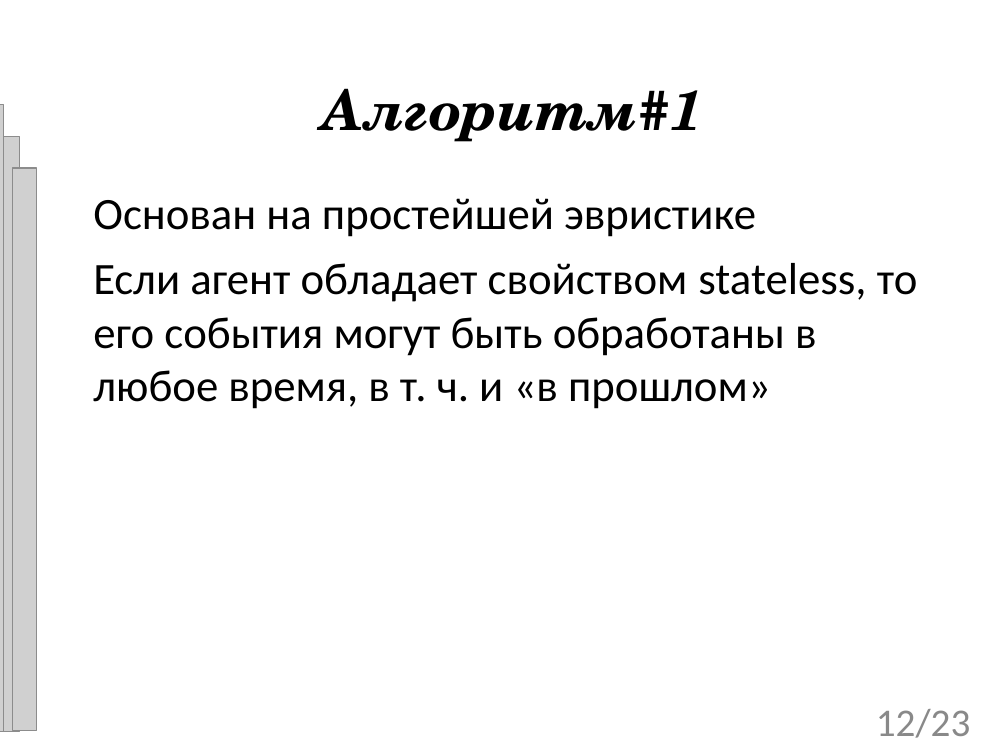
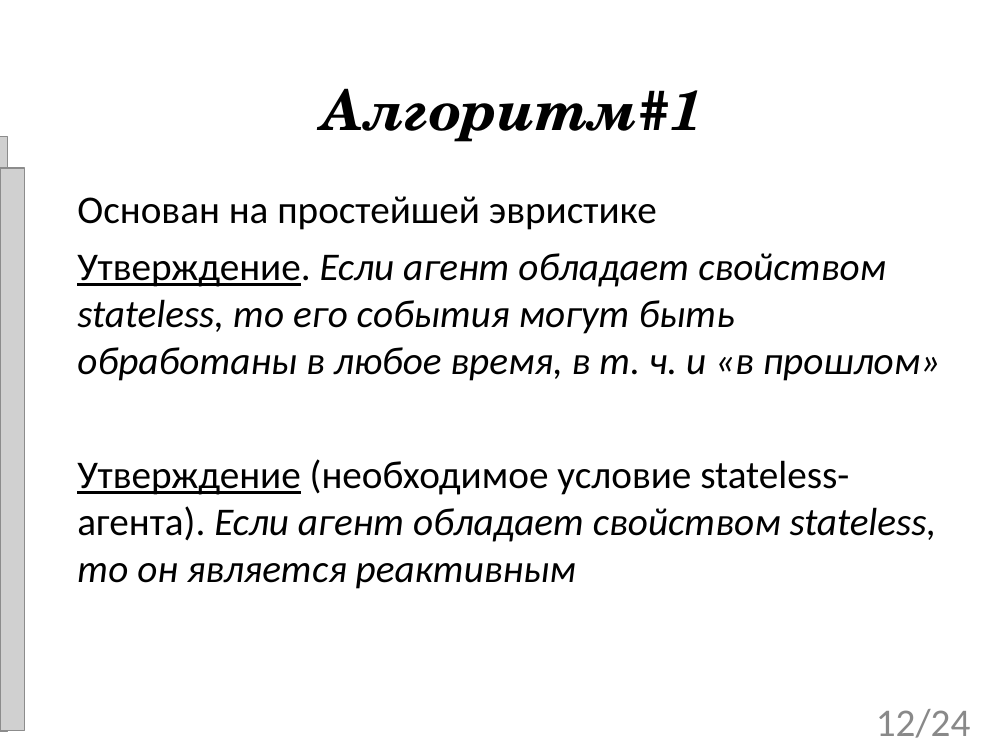
Before and after one commit to tom-trix/SynchAlgorithms, a slide deck: slide 12 of text/Mitrakov.ppt. Drawn at 1008x756 pixels with LibreOffice and Linux fonts; fonts in the diff are those of the drawing; grey boxes stand for pictures; background and template pictures are left out. Boxes give left, top, right and bottom in pixels: in the first picture for what was removed or moved away, otherwise in the second. Text is boxed around its words. In the diff, an @@ line names an element or a change of style, - is before the commit and + after.

```diff
--- a/text/Mitrakov.ppt
+++ b/text/Mitrakov.ppt
@@ picture removed at [0,105,3,731] @@
@@ picture: place and size @@
-picture at [0,136,19,731]
+picture at [0,136,7,731]
@@ picture: place and size @@
-picture at [12,168,36,731]
+picture at [0,168,24,731]
@@ subtitle "Основан на простейшей эвристике": place and size @@
-subtitle "Основан на простейшей эвристике" at [93,198,917,409]
+subtitle "Основан на простейшей эвристике" at [77,196,941,589]
@@ subtitle at [77,196,657,230]: size 32 to 28 pt in "Основан на простейшей эвристике"; less space between paragraphs @@
@@ subtitle at [77,253,941,589]: text changed; size 32 to 28 pt; italic on @@
-Если агент обладает свойством stateless, то его события могут быть обработаны в любое время, в т. ч. и «в прошлом»
+Утверждение. Если агент обладает свойством stateless, то его события могут быть обработаны в любое время, в т. ч. и «в прошлом»
+Утверждение (необходимое условие stateless-агента). Если агент обладает свойством stateless, то он является реактивным
@@ page number at [876,709,970,738]: text changed @@
-12/23
+12/24
```
Also in this commit, not shown: 20 other slides changed, 3 slides added, 2 slides removed.
